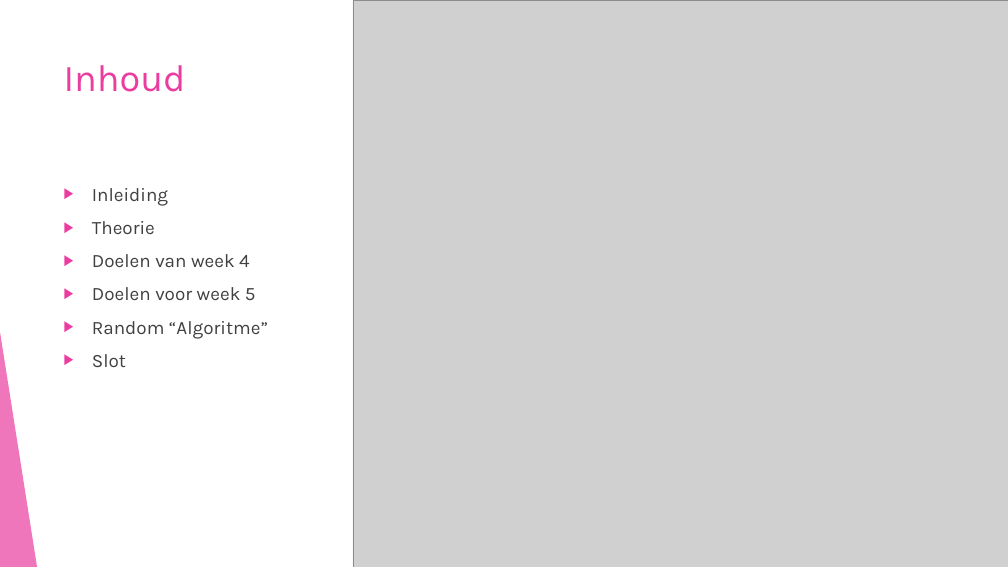
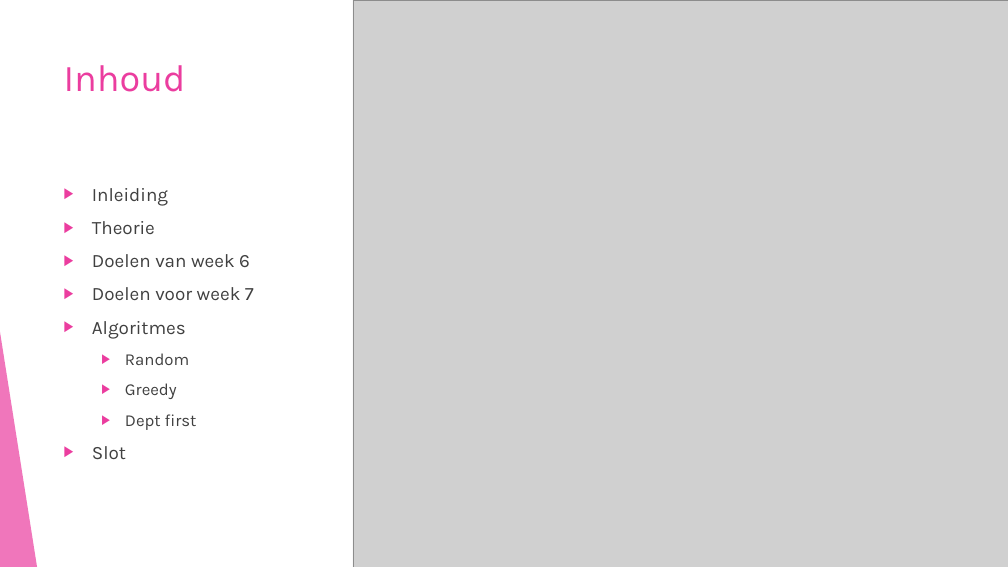
Before and after one commit to corne12345/Lekker-oke-, a slide deck: slide 2 of powerpoints/Amstelhaege PP 3.pptx. Drawn at 1008x567 pixels with LibreOffice and Linux fonts; fonts in the diff are those of the drawing; grey boxes stand for pictures. Boxes give left, top, right and bottom in pixels: in the first picture for what was removed or moved away, otherwise in the second. Text is boxed around its words. In the diff, an @@ line names an element or a change of style, - is before the commit and + after.

```diff
--- a/powerpoints/Amstelhaege PP 3.pptx
+++ b/powerpoints/Amstelhaege PP 3.pptx
@@ text at (92,254,254,430): text changed @@
-▶ Doelen van week 4
-▶ Doelen voor week 5
-▶ Random “Algoritme”
+▶ Doelen van week 6
+▶ Doelen voor week 7
+▶ Algoritmes
+  ▶ Random
+  ▶ Greedy
+  ▶ Dept first
```
Also in this commit, not shown: 3 other slides changed, 1 slide added, 6 other files.
